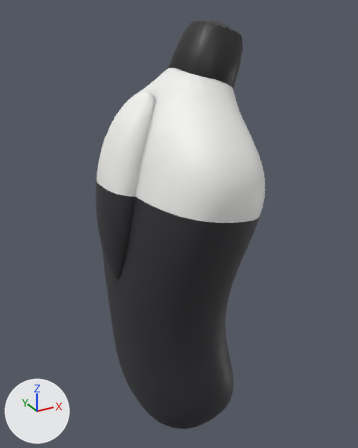
A saved change to the glTF model blender/rider_torso.glb.
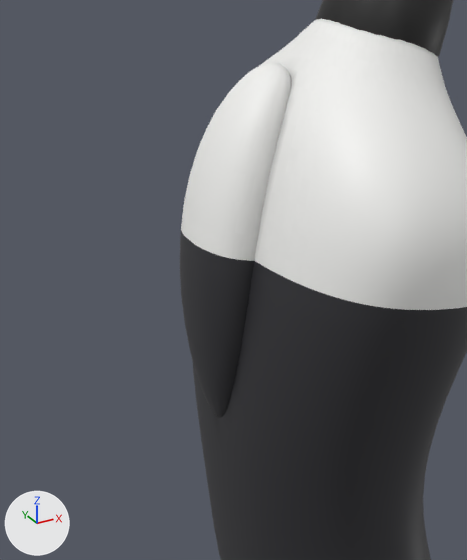
Each version is shown whole from a 50 mm camera at (-0.413, -0.752, 0.713) aimed at (0.001, 0.002, 0.336), then close up on the part from 0% to 69% of the width and 13% to 80% of the height. The axes (+X, +Y, +Z) are drawn at lower left. The lights are the same throughout. The last two pictures show the newer version. Vertices at exactly the same position are counted once.

In view in the first close-up: 'rd_collar', 'rd_hump', 'rd_hump_yoke', 'rd_torso', 'rd_yoke'.
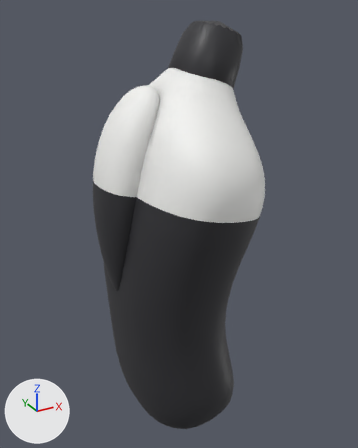
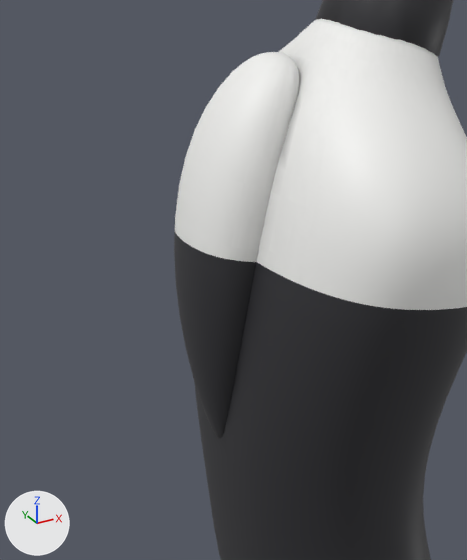
Edits to the scene script, one JSON object a line:
```json
{"block": "me_hump_005", "where": "# used by ob_rd_hump; location = (0.0, 0.0, 0.0)"}
{"op": "remove", "block": "me_hump_005", "code": "me_hump_005.from_pydata(...)  # 609 vertices, 1152 faces; spans x -0.153..-0.092, y -0.06..0.06, z 0.247..0.438"}
{"op": "add", "block": "me_hump_005", "code": "me_hump_005.from_pydata(...)  # 609 vertices, 1152 faces; spans x -0.158..-0.092, y -0.063..0.063, z 0.214..0.439"}
{"block": "me_hump_005", "change": "me_hump_005 part 1: 602 of 609 vertices moved; they spanned x -0.153..-0.093, y -0.06..0.06, z 0.247..0.438 and now span x -0.158..-0.093, y -0.063..0.063, z 0.214..0.439; mean shift (-0.001, 0.0, -0.021); largest move (-0.125, 0.0, 0.247) -> (-0.122, 0.0, 0.214)"}
{"block": "me_hump_yoke_002", "where": "# used by ob_rd_hump_yoke; location = (0.0, 0.0, 0.0)"}
{"op": "remove", "block": "me_hump_yoke_002", "code": "me_hump_yoke_002.from_pydata(...)  # 673 vertices, 1280 faces; spans x -0.149..-0.051, y -0.06..0.06, z 0.428..0.585"}
{"op": "add", "block": "me_hump_yoke_002", "code": "me_hump_yoke_002.from_pydata(...)  # 673 vertices, 1280 faces; spans x -0.155..-0.046, y -0.065..0.065, z 0.428..0.594"}
{"block": "me_hump_yoke_002", "change": "me_hump_yoke_002 part 2: 666 of 673 vertices moved; they spanned x -0.149..-0.051, y -0.06..0.06, z 0.429..0.585 and now span x -0.155..-0.046, y -0.065..0.065, z 0.428..0.594; mean shift (-0.002, 0.0, 0.0); largest move (-0.145, 0.0, 0.461) -> (-0.154, 0.0, 0.451)"}
{"block": "me_yoke_002", "where": "me_yoke_002.from_pydata(...)  # 1585 vertices, 3072 faces; spans x -0.115..0.103, y -0.193..0.193, z 0.394..0.625"}
{"block": "me_yoke_002", "where": "# used by ob_rd_yoke; location = (0.0, 0.0, 0.0)"}
{"block": "me_yoke_002", "change": "me_yoke_002 part 3: 352 faces centred in x -0.111..-0.003, y -0.128..0.118, z 0.435..0.618 are repainted in the vertex colours; the middle colour goes from white #fefefe to white #fbfbfb"}
{"block": "me_yoke_002", "change": "me_yoke_002 part 4: 135 faces centred in x -0.114..-0.001, y -0.056..0.056, z 0.437..0.62 are repainted in the vertex colours; the middle colour goes from grey #b6b6b6 to grey #b9b9b9"}
```

Where the change shows, as pixel boxes [x1, y1, x2, y2] in the close-ups (467 x 560 px):
```json
{"object": "rd_hump_yoke", "change": "reshaped", "before": [181, 63, 291, 261], "after": [175, 52, 299, 262], "on screen": "13% wider, 6% taller"}
{"object": "rd_hump", "change": "reshaped", "before": [180, 231, 254, 418], "after": [174, 233, 256, 439], "on screen": "11% wider, 10% taller"}
{"part": 3, "of": "me_yoke_002", "change": "edited", "before": [257, 19, 351, 287], "after": [257, 19, 351, 287], "on screen": "looks the same"}
{"part": 4, "of": "me_yoke_002", "change": "recoloured", "before": [254, 66, 298, 262], "after": [256, 19, 345, 262]}
```
